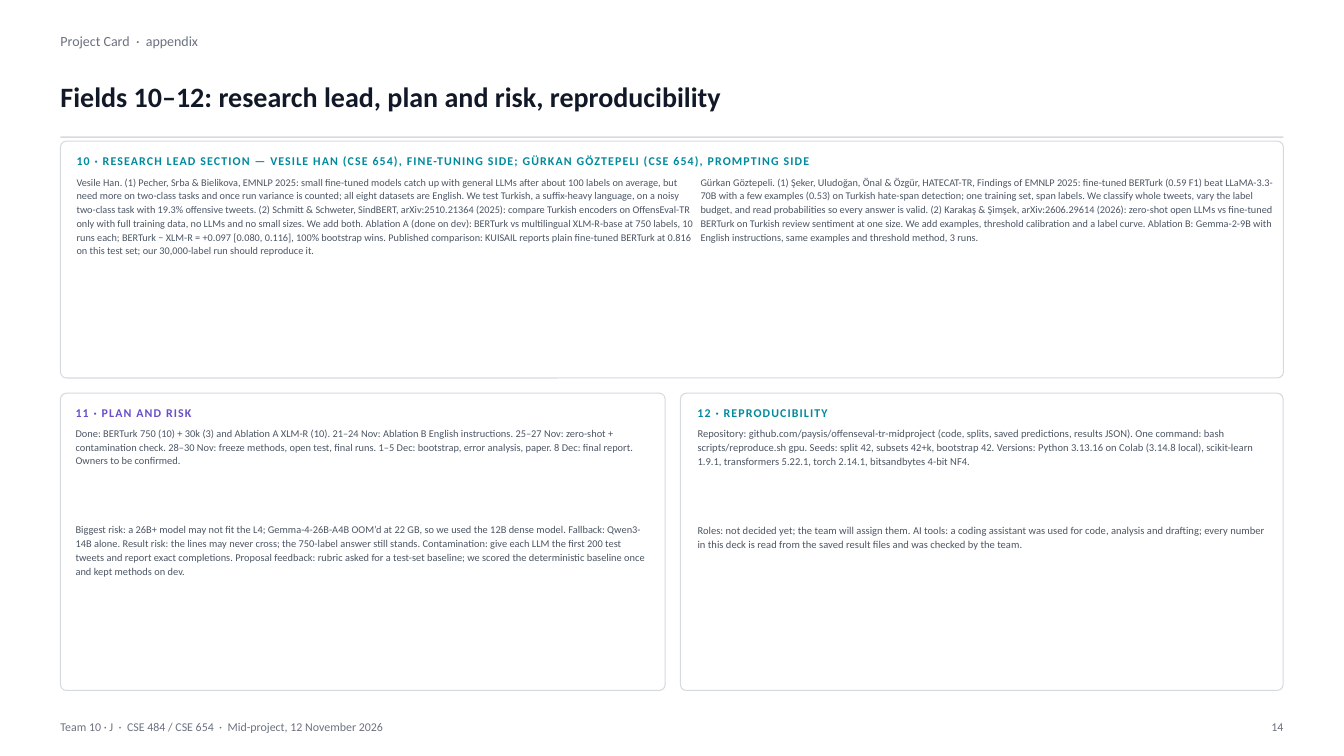
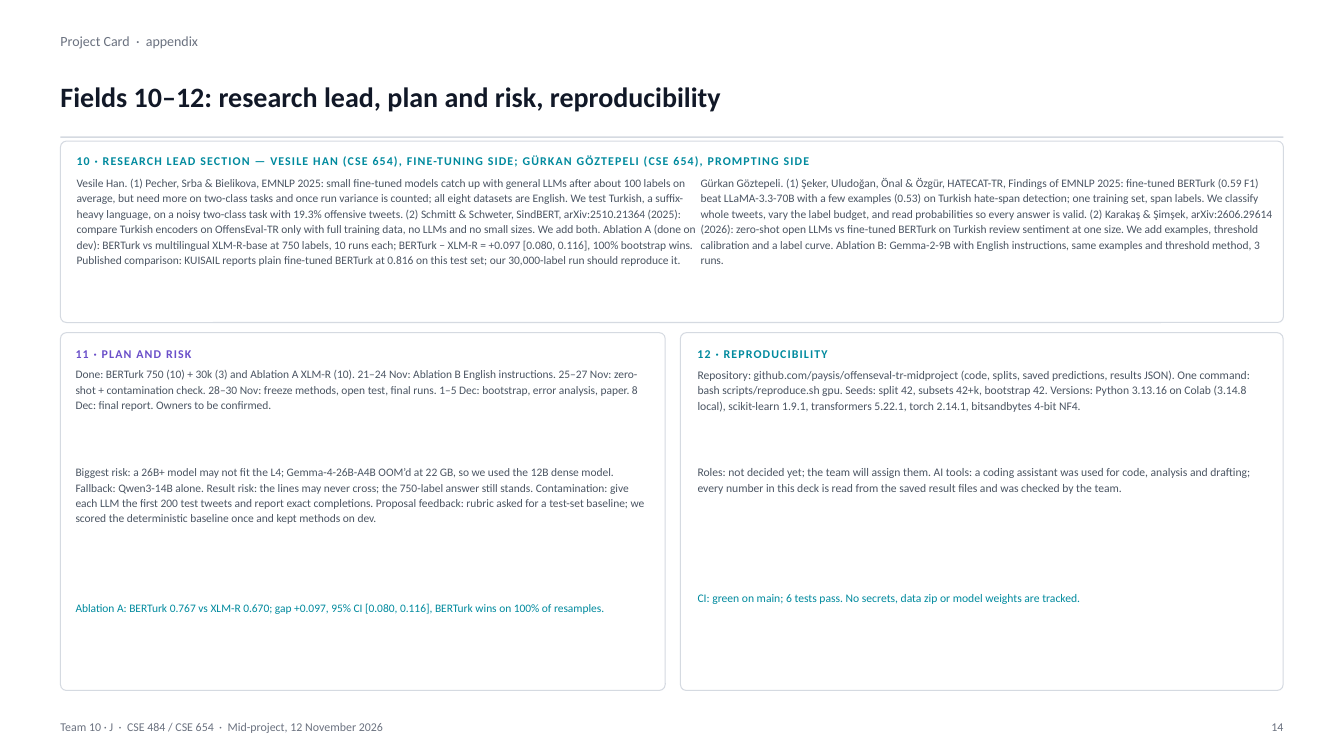
Before and after one commit to VesileHann/offenseval-tr-midproject, a slide deck: slide 14 of paper/Team10_MidProject.pptx. Drawn at 1344x756 pixels with LibreOffice and Linux fonts; fonts in the diff are those of the drawing. Boxes give left, top, right and bottom in pixels: in the first picture for what was removed or moved away, otherwise in the second. Text is boxed around its words. In the diff, an @@ line names an element or a change of style, - is before the commit and + after.

Commit message:
paper: improve slide typography and align with fine-tuning results

```diff
--- a/paper/Team10_MidProject.pptx
+++ b/paper/Team10_MidProject.pptx
@@ rounded rectangle: place and size @@
-rounded rectangle at [60,141,1284,378]
+rounded rectangle at [60,141,1284,323]
@@ text "Vesile Han. (1) Pecher, Srba ..." at [77,179,696,266]: size 7.3 to 8.2 pt @@
@@ text "Gürkan Göztepeli. (1) Şeker, Uludoğan, ..." at [701,178,1272,264]: size 7.3 to 8.2 pt @@
@@ rounded rectangle: place and size @@
-rounded rectangle at [60,393,665,691]
+rounded rectangle at [60,333,665,691]
@@ proportions changed in 3 elements at [60,141,1284,323], [60,333,665,691], [681,333,1284,691] @@
@@ rounded rectangle: place and size @@
-rounded rectangle at [681,393,1284,691]
+rounded rectangle at [681,333,1284,691]
@@ 4 texts: place and size @@
-4 texts at [76,409,1253,467]
+4 texts at [76,350,1250,412]
@@ text "Done: BERTurk 750 (10) + ..." at [76,370,638,411]: size 7.4 to 8.2 pt @@
@@ text "Repository: github.com/paysis/offenseval-tr-midproject (code ..." at [698,370,1250,412]: size 7.5 to 8.3 pt @@
@@ text "Biggest risk: a 26B+ model ..." at [76,468,645,524]: size 7.4 to 8.2 pt @@
@@ text "Biggest risk: a 26B+ model ...": place and size @@
-text "Biggest risk: a 26B+ model ..." at [76,526,644,577]
+text "Biggest risk: a 26B+ model ..." at [76,468,645,524]
@@ text "Roles: not decided yet; the ..." at [698,468,1250,494]: size 7.5 to 8.3 pt @@
@@ text "Roles: not decided yet; the ...": place and size @@
-text "Roles: not decided yet; the ..." at [698,526,1264,550]
+text "Roles: not decided yet; the ..." at [698,468,1250,494]
@@ text added at [698,594,1080,604], 8.3 pt, text #008A9E @@
+CI: green on main; 6 tests pass. No secrets, data zip or model weights are tracked.
@@ text added at [76,603,604,614], 8.2 pt, text #008A9E @@
+Ablation A: BERTurk 0.767 vs XLM-R 0.670; gap +0.097, 95% CI [0.080, 0.116], BERTurk wins on 100% of resamples.
```
Also in this commit, not shown: 13 other slides changed, 1 other file.
